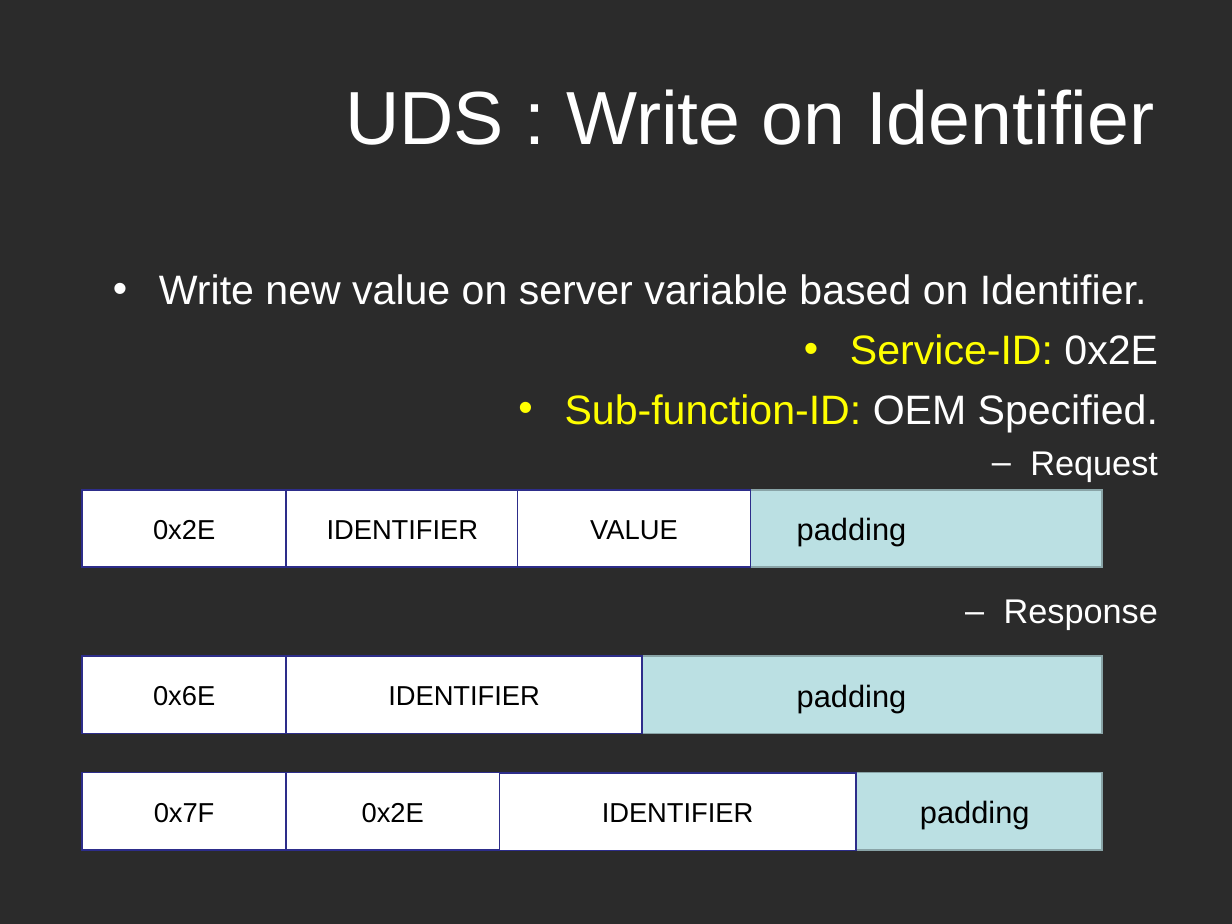
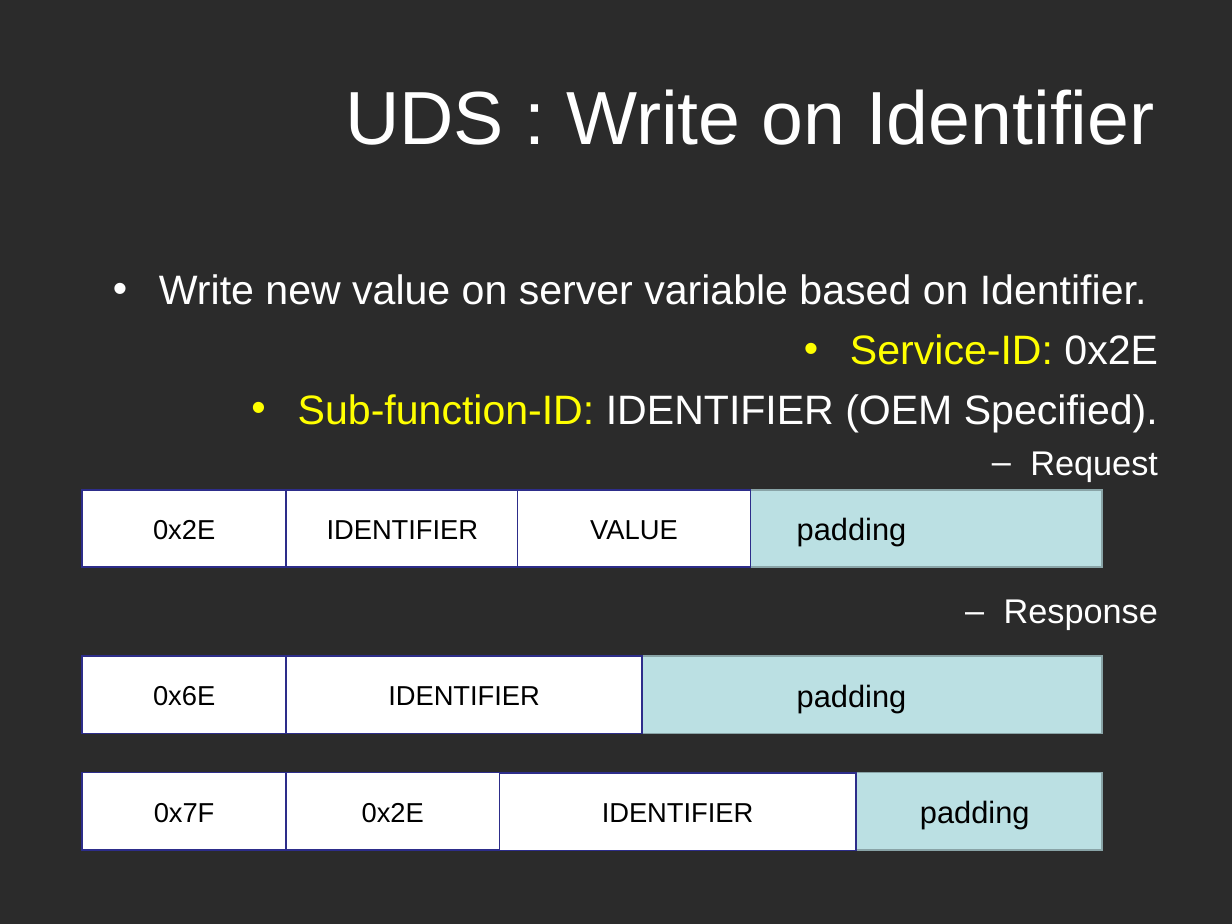
Before and after one commit to Marcelle-Samir/Firmware_Over_The_Air, a slide deck: slide 25 of project Documentation/Second week/Search-UDS.ppt (slide 16 before the commit). Drawn at 1232x924 pixels with LibreOffice and Linux fonts; fonts in the diff are those of the drawing; background and template pictures are left out; a plain dark background stands for a picture behind light text. Boxes give left, top, right and bottom in pixels: in the first picture for what was removed or moved away, otherwise in the second. Text is boxed around its words. In the diff, an @@ line names an element or a change of style, - is before the commit and + after.

```diff
--- a/project Documentation/Second week/Search-UDS.ppt
+++ b/project Documentation/Second week/Search-UDS.ppt
@@ text at box(298, 394, 1158, 432): text changed; text colour #FFFF00 to #FFFFFF @@
-• Sub-function-ID: OEM Specified.
+• Sub-function-ID: IDENTIFIER (OEM Specified).
```
Also in this commit, not shown: 3 other slides changed, 9 slides added, 1 other file.
